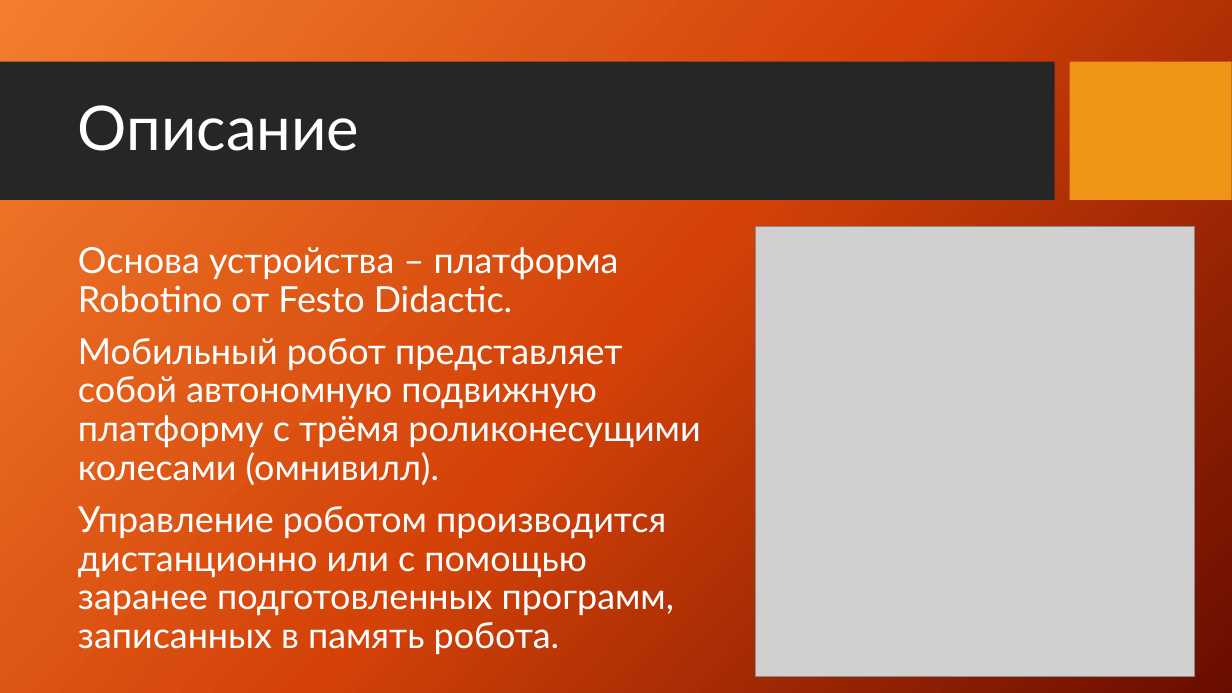
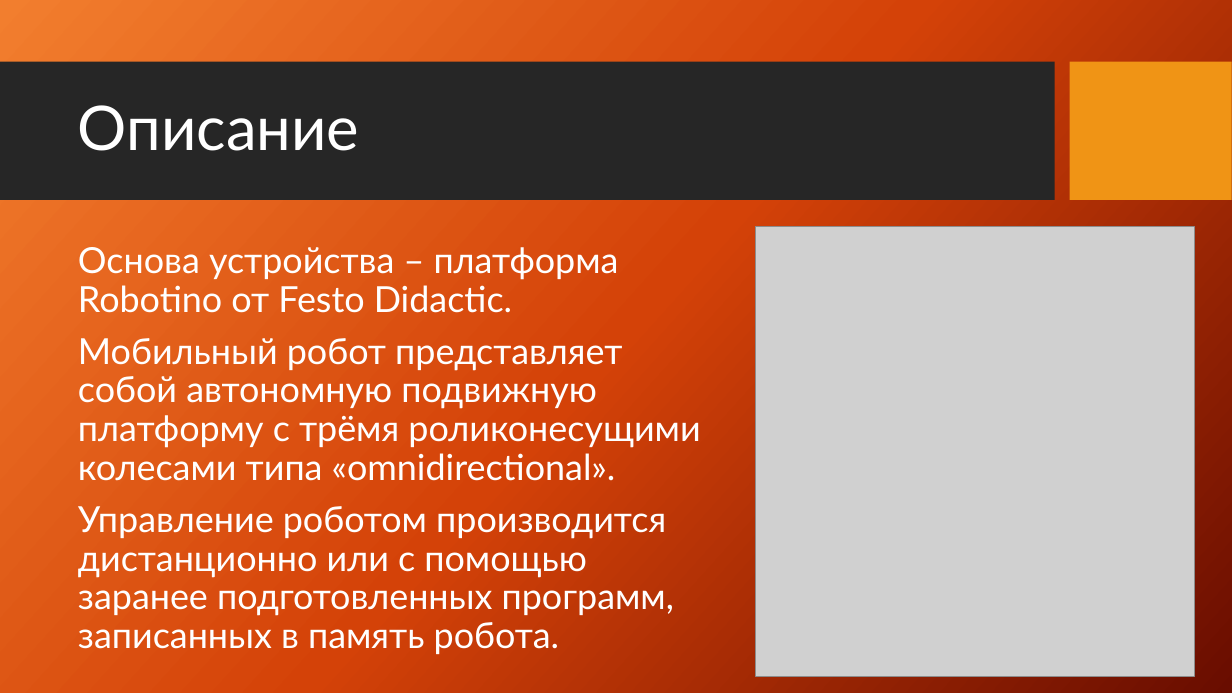
Before and after one commit to vladubase/WorldSkillsBelarus2020, a slide deck: slide 5 of Presentation/Презентация проектных решений.pptx. Drawn at 1232x693 pixels with LibreOffice and Linux fonts; fonts in the diff are those of the drawing; grey boxes stand for pictures; background and template pictures are left out. Boxes give left, top, right and bottom in pixels: in the first picture for what was removed or moved away, otherwise in the second. Text is boxed around its words. In the diff, an @@ line names an element or a change of style, - is before the commit and + after.

```diff
--- a/Presentation/Презентация проектных решений.pptx
+++ b/Presentation/Презентация проектных решений.pptx
@@ text at (78, 338, 700, 481): text changed @@
-Мобильный робот представляет собой автономную подвижную платформу c трёмя роликонесущими колесами (омнивилл).
+Мобильный робот представляет собой автономную подвижную платформу c трёмя роликонесущими колесами типа «omnidirectional».
```
Also in this commit, not shown: 6 other slides changed, 4 slides added.
